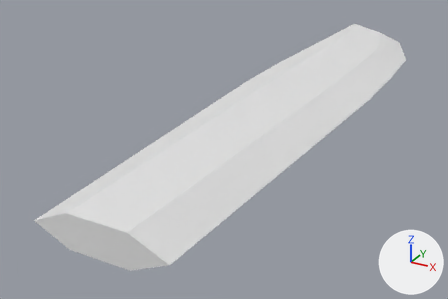
One commit to the glTF model godot/assets/waffen/modelle/messerklinge/t3_4.glb: the scene before it, then after it.
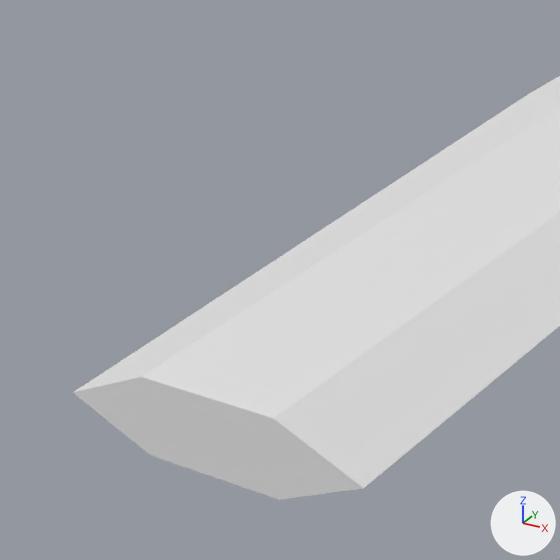
Each version is shown whole from a 50 mm lens placed at (0.0862, -0.0092, 0.0783), pointed at (-0.0222, 0.1878, -0.0202), then close up on the part from 0% to 58% of the width and 13% to 100% of the height. Every picture has the same lights, and +X, +Y and +Z are marked at lower right. The last two pictures show the newer version. Vertices at exactly the same position are counted once.

The older version as bpy lines, for what is in view:
```python
me_messerklinge_t3_4 = bpy.data.meshes.new('messerklinge_t3_4')
me_messerklinge_t3_4.from_pydata(...)  # 49 vertices, 94 faces; spans x -0.026..0.026, y 0.086..0.344, z -0.005..0.005
me_messerklinge_t3_4.materials.append(mat_klinge)  # white #e7e7e7
ob_messerklinge_t3_4 = bpy.data.objects.new('messerklinge_t3_4', me_messerklinge_t3_4)
ob_messerklinge_t3_4.location = (0.0, 0.0, 0.0)
```
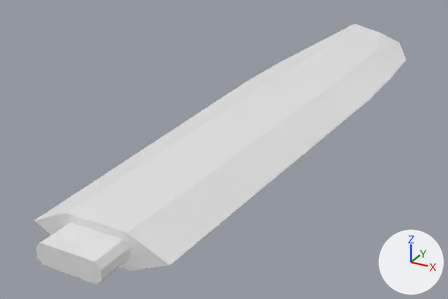
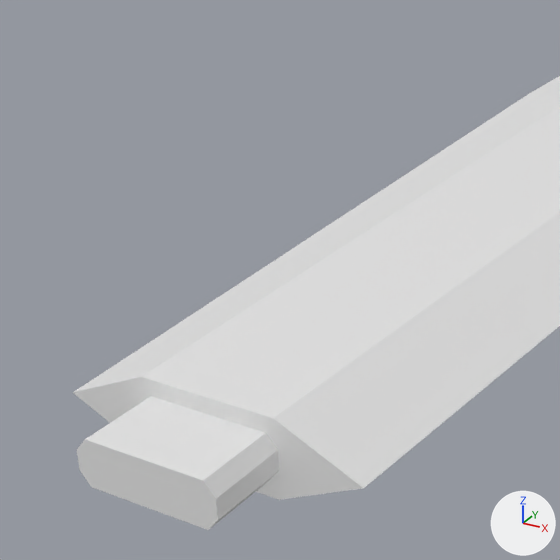
What differs and where, as boxes [x1, y1, x2, y2] in the close-ups (560 x 560 px):
'messerklinge_t3_4', reshaped
    before: [73, 76, 560, 500]
    after: [73, 76, 560, 530]
part 1 of me_messerklinge_t3_4, added
    after: [77, 396, 279, 530]

Patch to the scene script:
```diff
--- a/godot/assets/waffen/modelle/messerklinge/t3_4.glb.py
+++ b/godot/assets/waffen/modelle/messerklinge/t3_4.glb.py
@@ me_messerklinge_t3_4 @@
 # used by ob_messerklinge_t3_4; location = (0.0, 0.0, 0.0)
-me_messerklinge_t3_4.from_pydata(...)  # 49 vertices, 94 faces; spans x -0.026..0.026, y 0.086..0.344, z -0.005..0.005
+me_messerklinge_t3_4.from_pydata(...)  # 65 vertices, 122 faces; spans x -0.026..0.026, y 0.076..0.344, z -0.005..0.005
+# me_messerklinge_t3_4 part 1: a new loose piece of 16 vertices spanning x -0.009..0.009, y 0.076..0.088, z -0.003..0.003, in mat_klinge (white #e7e7e7)
 me_messerklinge_t3_4.materials.append(mat_klinge)
```
